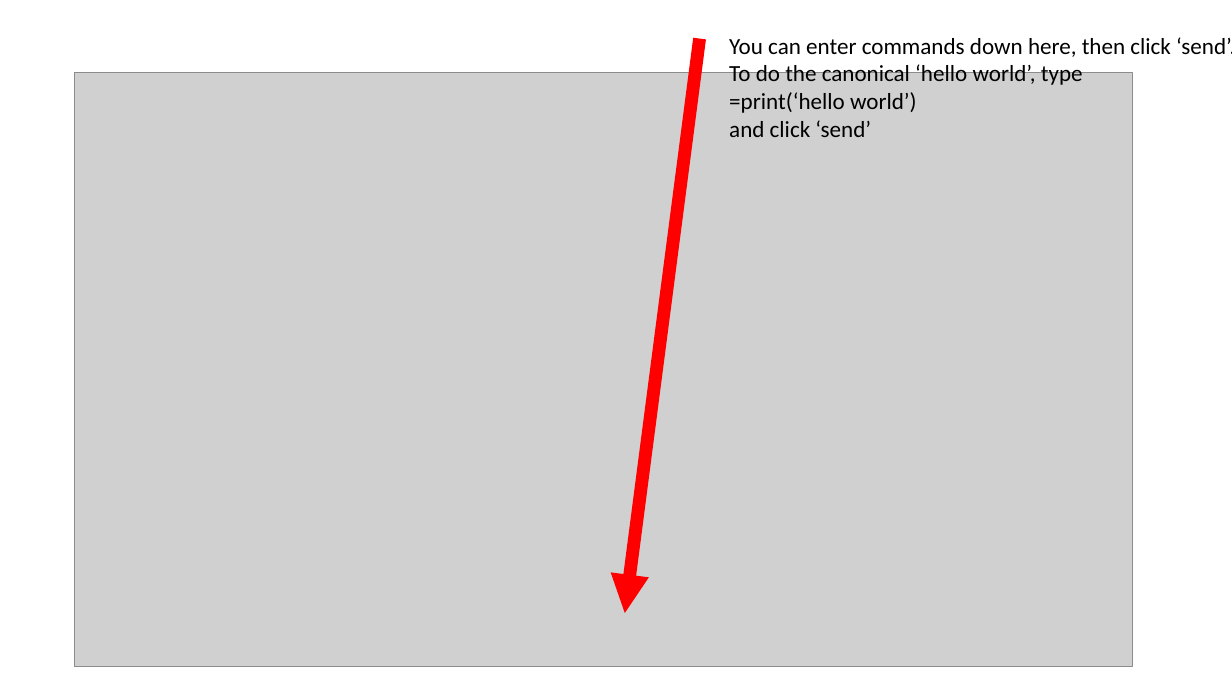
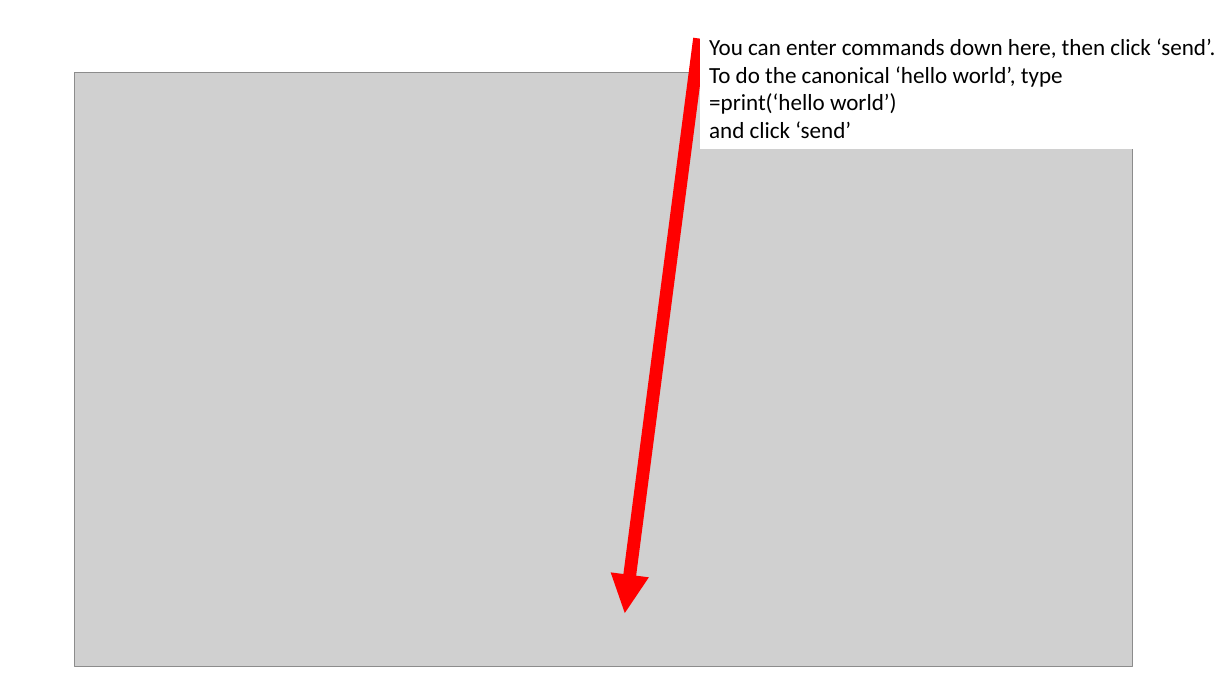
Before and after one commit to wordsforthewise/nate-g, a slide deck: slide 8 of docs/NodeMCUonWindows.pptx. Drawn at 1232x693 pixels with LibreOffice and Linux fonts; fonts in the diff are those of the drawing; grey boxes stand for pictures. Boxes give left, top, right and bottom in pixels: in the first picture for what was removed or moved away, otherwise in the second. Text is boxed around its words. In the diff, an @@ line names an element or a change of style, - is before the commit and + after.

```diff
--- a/docs/NodeMCUonWindows.pptx
+++ b/docs/NodeMCUonWindows.pptx
@@ rectangle "You can enter commands down ...": place and size @@
-rectangle "You can enter commands down ..." at (729, 37, 1232, 137)
+rectangle "You can enter commands down ..." at (701, 28, 1232, 149)
@@ rectangle "You can enter commands down ..." at (701, 28, 1232, 149): fill none to #FFFFFF @@
```
Also in this commit, not shown: 7 other slides changed, 1 other file.
